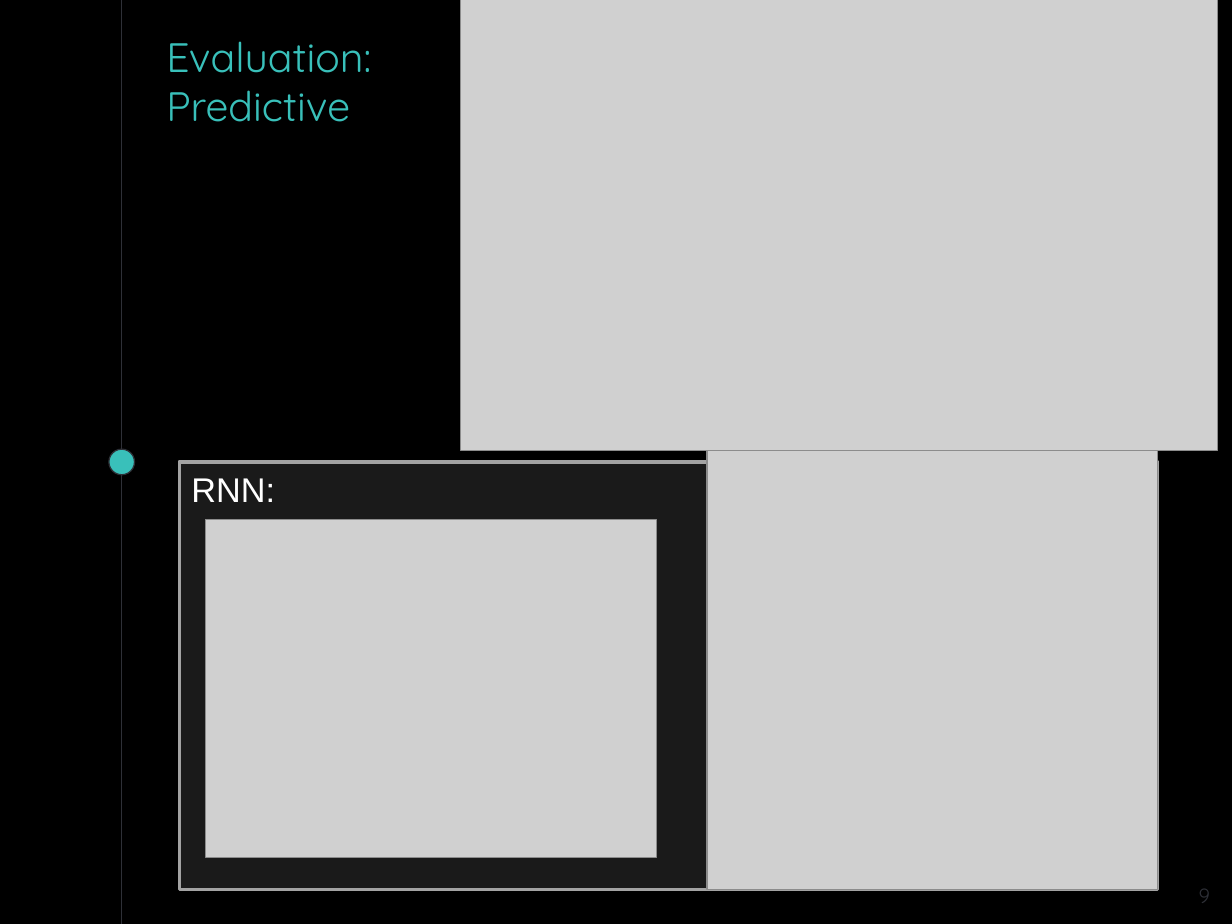
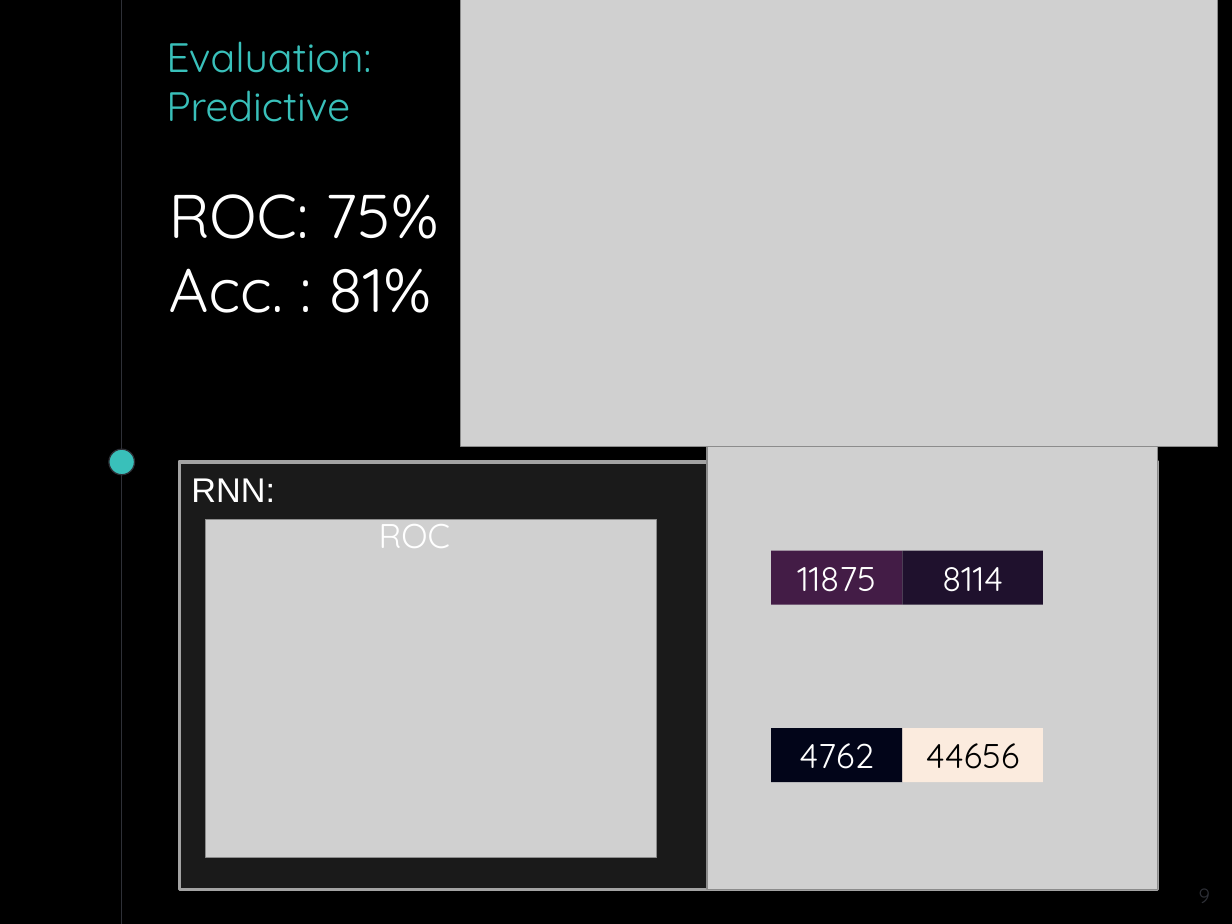
Before and after one commit to jweyers2/learningMachineLearning, a slide deck: slide 9 of 9 Documents/Presentation/AAA_presentation.pptx. Drawn at 1232x924 pixels with LibreOffice and Linux fonts; fonts in the diff are those of the drawing; grey boxes stand for pictures. Boxes give left, top, right and bottom in pixels: in the first picture for what was removed or moved away, otherwise in the second. Text is boxed around its words. In the diff, an @@ line names an element or a change of style, - is before the commit and + after.

```diff
--- a/9 Documents/Presentation/AAA_presentation.pptx
+++ b/9 Documents/Presentation/AAA_presentation.pptx
@@ picture resized from (x1=461, y1=0, x2=1217, y2=451) to (x1=461, y1=0, x2=1217, y2=446) @@
@@ text added at (x1=169, y1=194, x2=439, y2=313), 36 pt, text #FFFFFF @@
+ROC: 75%
+Acc. : 81%
@@ text added at (x1=379, y1=513, x2=450, y2=548), 20 pt, text #FFFFFF @@
+ROC
@@ rectangle added at (x1=771, y1=551, x2=903, y2=605), fill #431C46, 20 pt, text #FFFFFF @@
+11875
@@ rectangle added at (x1=903, y1=551, x2=1044, y2=605), fill #1F112D, 20 pt, text #FFFFFF @@
+8114
@@ rectangle added at (x1=771, y1=728, x2=903, y2=782), fill #020519, 20 pt, text #FFFFFF @@
+4762
@@ rectangle added at (x1=903, y1=728, x2=1044, y2=782), fill #FBEBDE, 20 pt, text #000000 @@
+44656
```
Also in this commit, not shown: 1 other slide changed.
